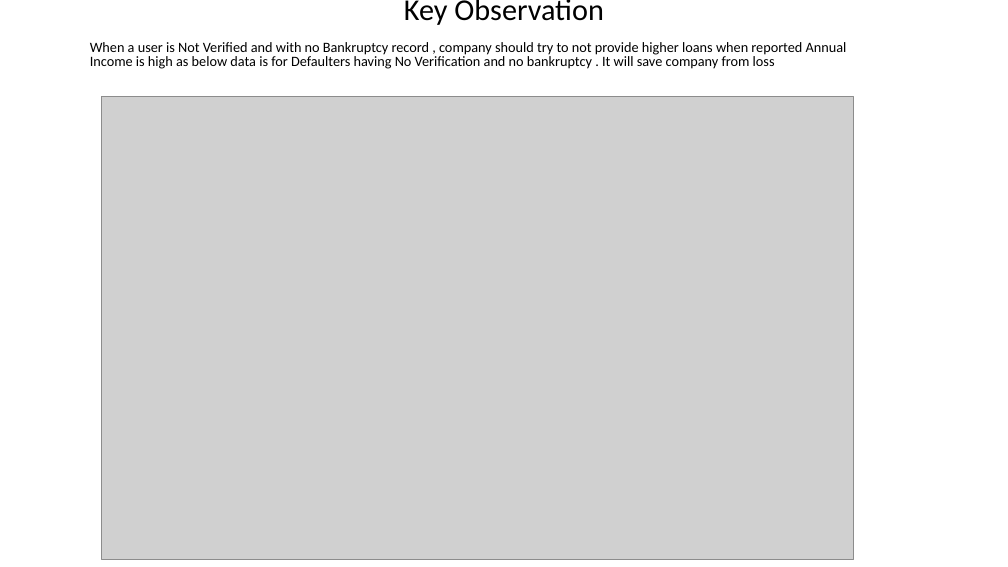
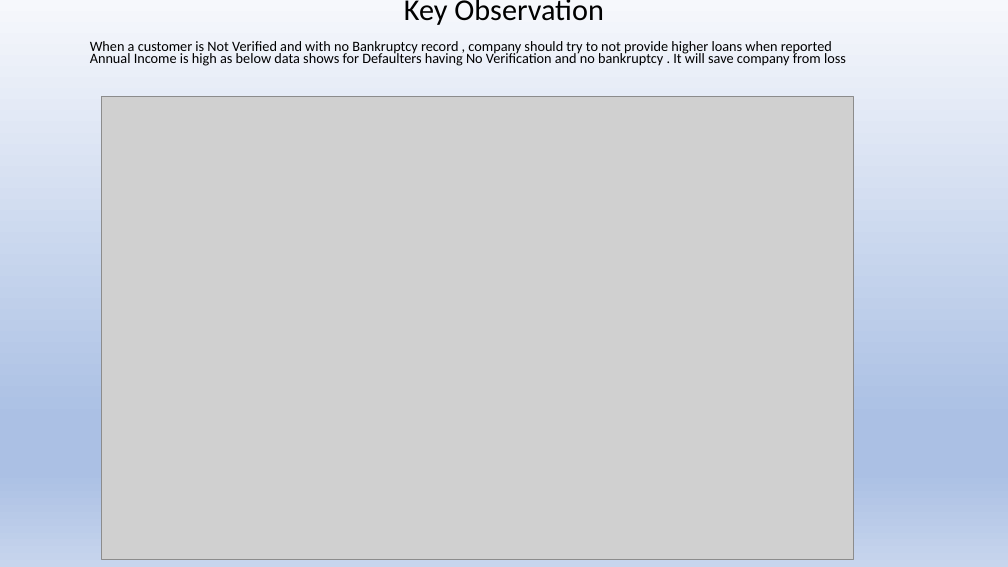
Before and after one commit to vlakhe/Lending_Club_case_study, a slide deck: slide 15 of LendingClub_CaseStudy/Lending_casestudy.pptx. Drawn at 1008x567 pixels with LibreOffice and Linux fonts; fonts in the diff are those of the drawing; grey boxes stand for pictures. Boxes give left, top, right and bottom in pixels: in the first picture for what was removed or moved away, otherwise in the second. Text is boxed around its words. In the diff, an @@ line names an element or a change of style, - is before the commit and + after.

```diff
--- a/LendingClub_CaseStudy/Lending_casestudy.pptx
+++ b/LendingClub_CaseStudy/Lending_casestudy.pptx
@@ background #FFFFFF to gradient #F6F8FC to #ABC0E4 to #C7D5ED @@
@@ text at [90, 41, 846, 66]: text changed @@
-When a user is Not Verified and with no Bankruptcy record , company should try to not provide higher loans when reported Annual Income is high as below data is for Defaulters having No Verification and no bankruptcy . It will save company from loss
+When a customer is Not Verified and with no Bankruptcy record , company should try to not provide higher loans when reported Annual Income is high as below data shows for Defaulters having No Verification and no bankruptcy . It will save company from loss
```
Also in this commit, not shown: 15 other slides changed, 1 other file.
